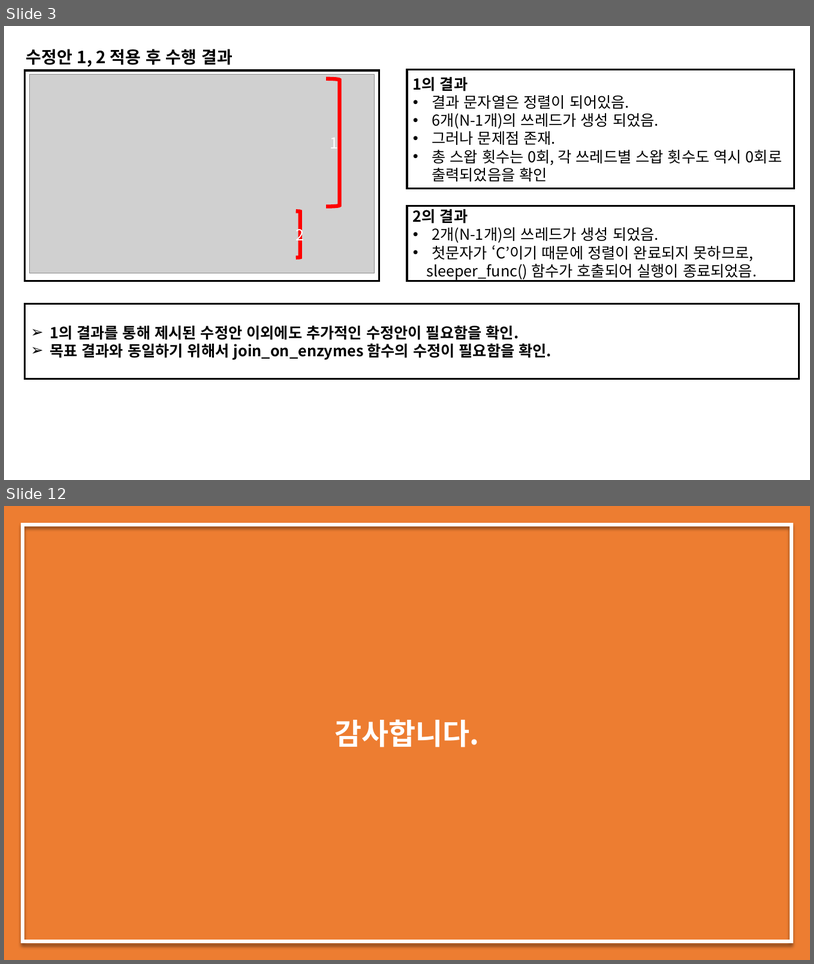
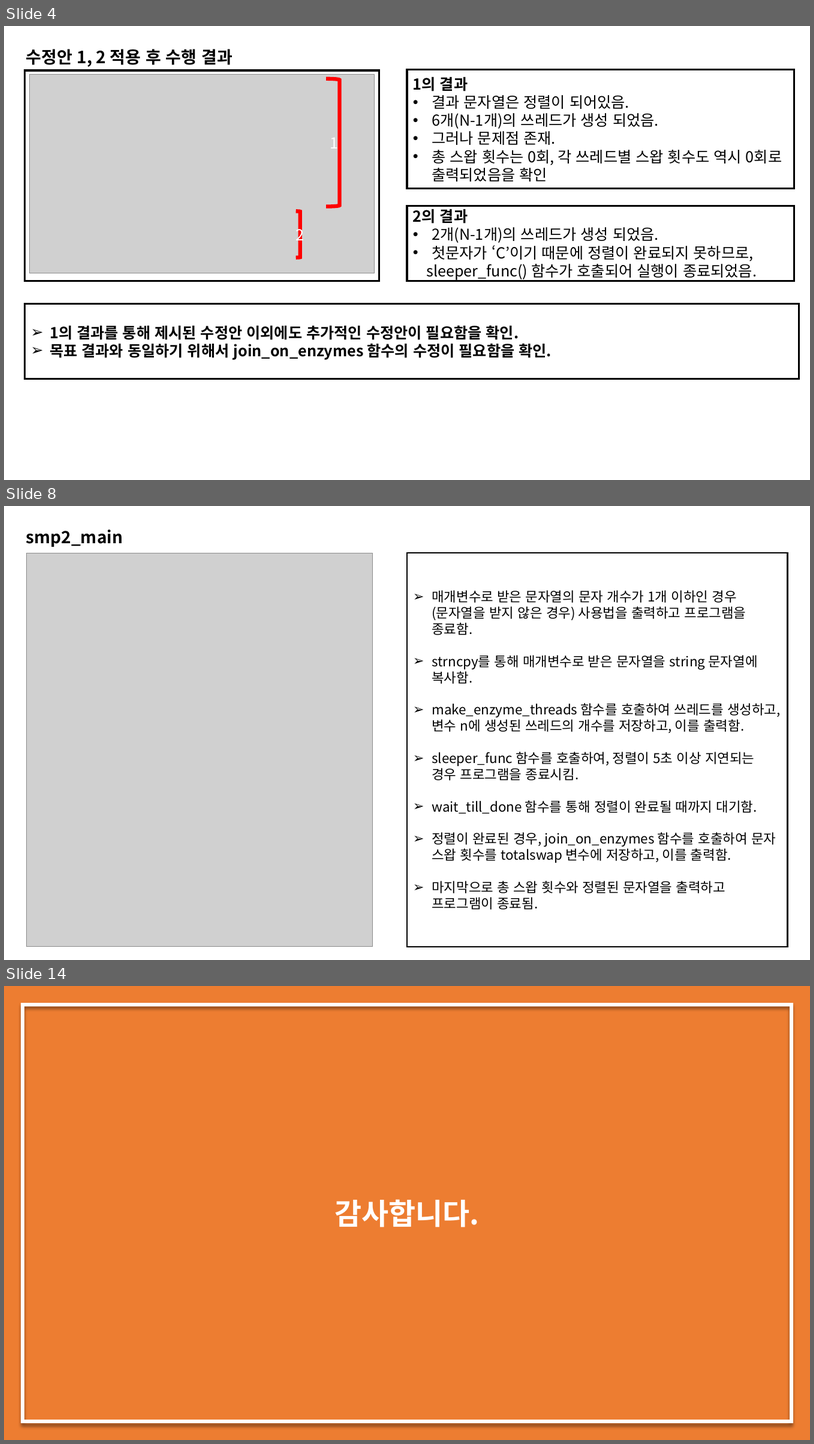
Before and after one commit to dudghks97/OS, a slide deck: 2016305078_최영환_os_report_02.pptx. Shown one above the other, each under a label of ours: slides 3 and 12 before the commit, slides 4, 8 and 14 after it; the slides between them are not shown. The pictures are 814x964 and 814x1444 pixels, drawn with LibreOffice and Linux fonts; fonts in the diff are those of the drawing; grey boxes stand for pictures. Boxes give left, top, right and bottom in pixels: in the first picture for what was removed or moved away, otherwise in the second. Text is boxed around its words. In the diff, an @@ line names an element or a change of style, - is before the commit and + after.

```diff
--- a/2016305078_최영환_os_report_02.pptx
+++ b/2016305078_최영환_os_report_02.pptx
@@ slide 8 added at [4, 506, 810, 960], background #FFFFFF @@
@@ text added at [26, 529, 123, 547], 20 pt, text #000000, bold @@
+smp2_main
@@ picture added at [26, 553, 373, 946] @@
@@ rectangle added at [408, 553, 789, 946], outline #000000 1.5 pt, 16 pt, text #000000 @@
+➢ 매개변수로 받은 문자열의 문자 개수가 1개 이하인 경우(문자열을 받지 않은 경우) 사용법을 출력하고 프로그램을 종료함.
+➢ strncpy를 통해 매개변수로 받은 문자열을 string 문자열에 복사함.
+➢ make_enzyme_threads 함수를 호출하여 쓰레드를 생성하고, 변수 n에 생성된 쓰레드의 개수를 저장하고, 이를 출력함.
+➢ sleeper_func 함수를 호출하여, 정렬이 5초 이상 지연되는 경우 프로그램을 종료시킴.
+➢ wait_till_done 함수를 통해 정렬이 완료될 때까지 대기함.
+➢ 정렬이 완료된 경우, join_on_enzymes 함수를 호출하여 문자 스왑 횟수를 totalswap 변수에 저장하고, 이를 출력함.
+➢ 마지막으로 총 스왑 횟수와 정렬된 문자열을 출력하고 프로그램이 종료됨.
@@ what was slide 3 is now slide 4 @@
@@ what was slide 12 is now slide 14 @@
```
Also in this commit, not shown: 3 slides changed, 7 other slides added, 6 slides removed, 3 other files.
